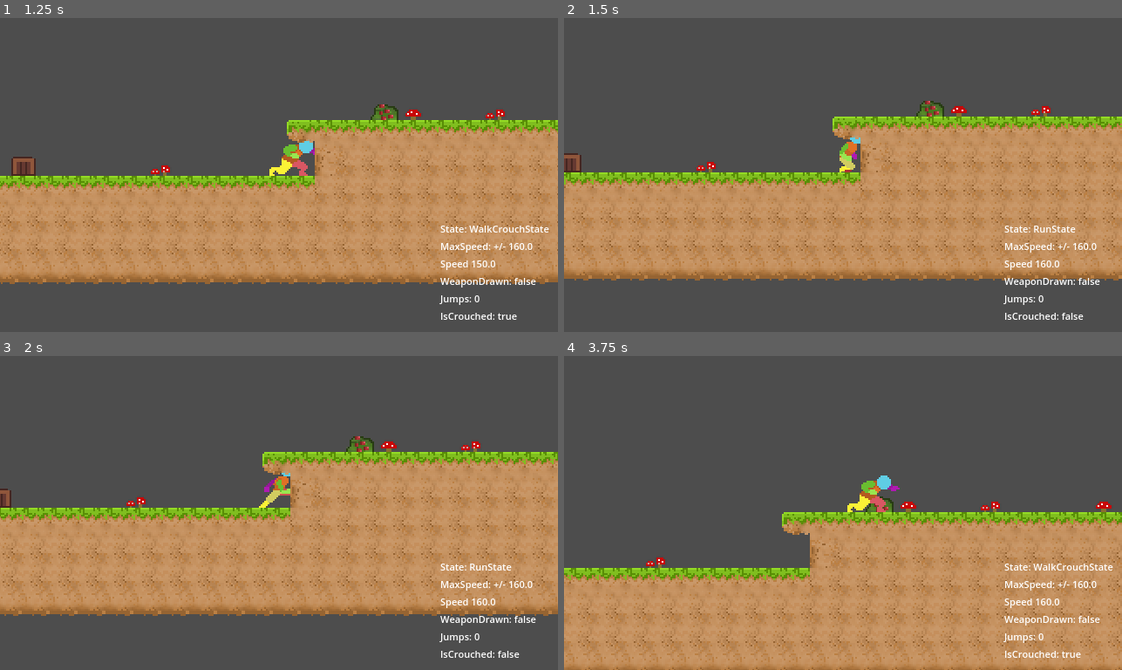
Above: before the commit, frames 1-4 (two rows, left to right).
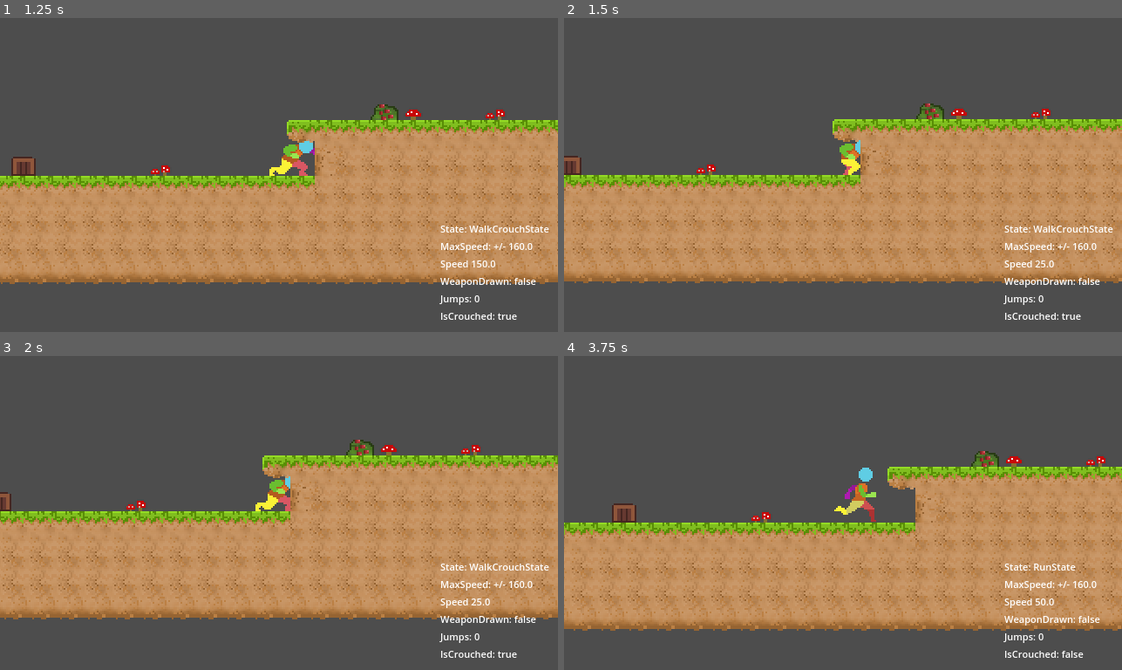
Above: after the commit, the same moments.

Repository: deanblackborough/godot-platformer
Game: Godot game, scene res://Scenes/Game.tscn
The game is run twice, just before and just after one commit, with the same random seed, the same clock (stepped at 60 frames per second) and the same inputs.
Inputs:
- Up to frame 1 (1.25 s): hold D (moveRight) from 0.53 s (still down); hold C (crouch) from 0.53 s (still down); tap Space (jump) at 0.77 s
- Up to frame 2 (1.5 s): keep holding D (moveRight); release C (crouch) at 1.28 s; tap C (crouch) at 1.35 s
- Up to frame 3 (2 s): keep holding D (moveRight); tap Space (jump) at 1.52 s
- Up to frame 4 (3.75 s): release D (moveRight) at 2.03 s; hold A (moveLeft) 2.03-2.78 s; hold G (toggleWeapon) 2.03-2.78 s; tap C (crouch) at 2.3, 2.85 s; hold D (moveRight) from 2.78 s (still down); tap Space (jump) at 3.02 s; hold C (crouch) from 3.53 s (still down)

Frame 1 is identical in both runs. In frame 2, 9.4% of the frame differs, in the area x 0-100%, y 26-97%; in frame 3, 11%; in frame 4, 35%, in the area x 0-100%, y 30-100%.

Commit message:
Don't allow standing is blocked

Diff:
--- a/Scripts/Player/Player.gd
+++ b/Scripts/Player/Player.gd
@@ -62,10 +62,16 @@
 
 func _input(event: InputEvent):
 	if event.is_action_pressed("crouch"):
-		is_crouched = !is_crouched
-		is_crouched_changed.emit(is_crouched)
+		var new_value := !is_crouched
 
-		print("Is Crouched set to " + str(is_crouched))
+		if new_value == false and can_stand() == false:
+			print("Cannot stand, collision block")
+			return
+
+		if new_value != is_crouched:
+			is_crouched = new_value
+			is_crouched_changed.emit(is_crouched)
+			print("Is Crouched set to " + str(is_crouched))
 
 	if Input.is_action_pressed("toggleWeapon"):
 		weapon_drawn = !weapon_drawn
